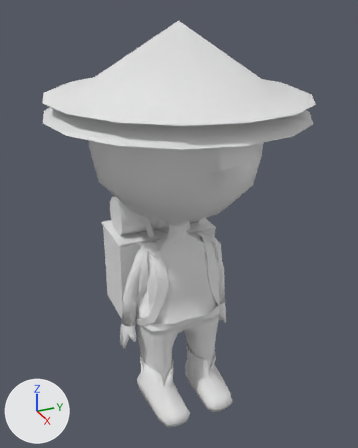
Renders of the FBX model Assets/Characters/Player_EU_CN/player@idle.FBX from each side of a commit.
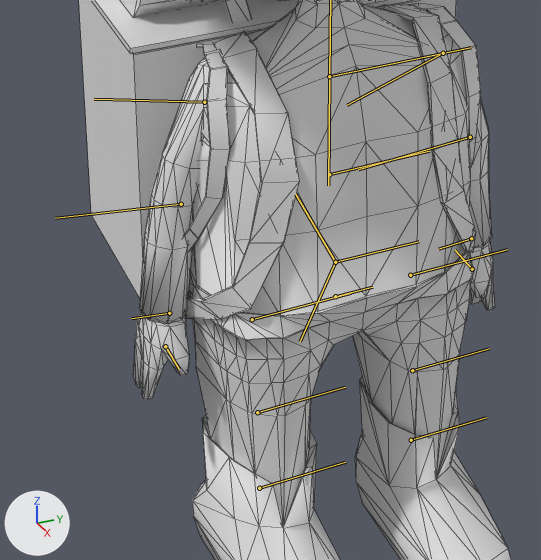
Each version appears first whole from a camera (50 mm lens) standing at (-1.62, -1.5, 3.33) and looking at (-5.0, 0.02, 1.64), and next in a close-up on the part from 22% to 67% of the width and 52% to 88% of the height. Every picture has the same lights, and +X, +Y and +Z are marked at lower left. Both versions are drawn at frame 77 of the action 'Take 001'; the numbers are the values there. The bones that bend it are drawn over the model as lines in the close-ups. The close-ups show mesh edges as thin lines.

Names of what the first close-up shows: 'CN_Backpack', 'EU_Backpack', 'Player_body'.
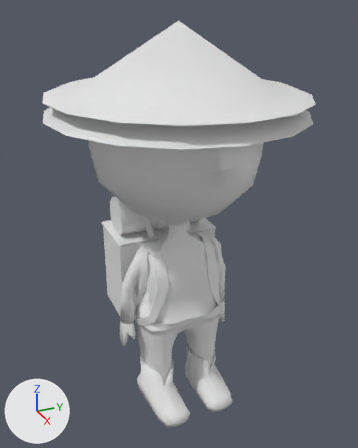
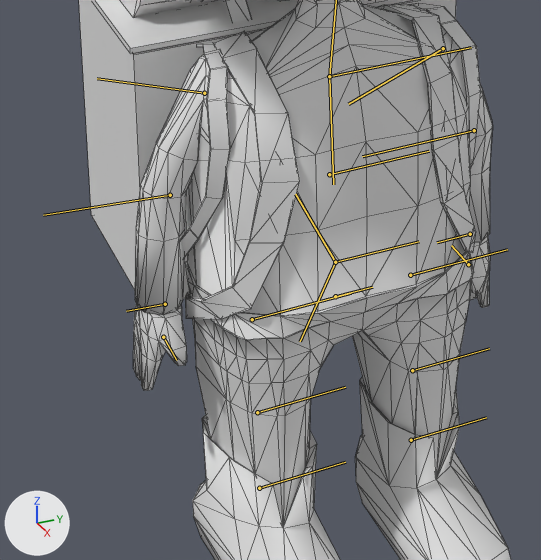
Commit message: Fixed arms breathing during idle animations.

Where the change shows, as pixel boxes (x1, y1, x2, y2) in the close-ups (541 x 560 px):
'Player_body', posed: (133, 0, 511, 560) in both
bone 'Right_Arm_Upper', root to tip: before (204, 102) to (94, 99); after (204, 93) to (97, 78)
bone 'Right_Arm_Lower', root to tip: before (181, 204) to (55, 218); after (170, 195) to (43, 215)
bone 'Left_Shoulder', root to tip: before (329, 76) to (328, 185); after (329, 76) to (333, 184)
bone 'Left_Arm_Lower', root to tip: before (470, 137) to (358, 169); after (474, 130) to (362, 156)

Diff of the bpy script that builds the scene:
```diff
--- a/Assets/Characters/Player_EU_CN/player@idle.FBX.py
+++ b/Assets/Characters/Player_EU_CN/player@idle.FBX.py
@@ bone_right_shoulder @@
 bone_right_shoulder = bpy.data.objects['Armature'].pose.bones['Right_Shoulder']  # child of 'Spine_Upper'
-bone_right_shoulder.rotation_quaternion = (0.999, 0.0, 0.0, -0.044)  # degrees (0, 0, -5)
+bone_right_shoulder.rotation_quaternion = (1.0, 0.0, 0.0, -0.008)  # degrees (0, 0, -1)
@@ bone_right_arm_upper @@
 bone_right_arm_upper = bpy.data.objects['Armature'].pose.bones['Right_Arm_Upper']  # child of 'Right_Shoulder'
-bone_right_arm_upper.rotation_quaternion = (0.814, 0.0, 0.0, -0.581)  # degrees (0, 0, -71)
+bone_right_arm_upper.rotation_quaternion = (0.824, 0.0, 0.0, -0.567)  # degrees (0, 0, -69)
@@ bone_right_arm_lower @@
 bone_right_arm_lower = bpy.data.objects['Armature'].pose.bones['Right_Arm_Lower']  # child of 'Right_Arm_Upper'
-bone_right_arm_lower.rotation_quaternion = (0.998, 0.0, 0.0, -0.058)  # degrees (0, 0, -7)
+bone_right_arm_lower.rotation_quaternion = (0.991, 0.0, 0.0, -0.137)  # degrees (0, 0, -16)
@@ bone_left_shoulder @@
 bone_left_shoulder = bpy.data.objects['Armature'].pose.bones['Left_Shoulder']  # child of 'Spine_Upper'
-bone_left_shoulder.rotation_quaternion = (1.0, 0.0, 0.0, 0.02)  # degrees (0, 0, 2)
+bone_left_shoulder.rotation_quaternion = (1.0, 0.0, 0.0, -0.001)  # degrees (0, 0, 0)
@@ bone_left_arm_lower @@
 bone_left_arm_lower = bpy.data.objects['Armature'].pose.bones['Left_Arm_Lower']  # child of 'Left_Arm_Upper'
-bone_left_arm_lower.rotation_quaternion = (0.996, 0.0, 0.0, 0.091)  # degrees (0, 0, 10)
+bone_left_arm_lower.rotation_quaternion = (0.99, 0.0, 0.0, 0.139)  # degrees (0, 0, 16)
```
